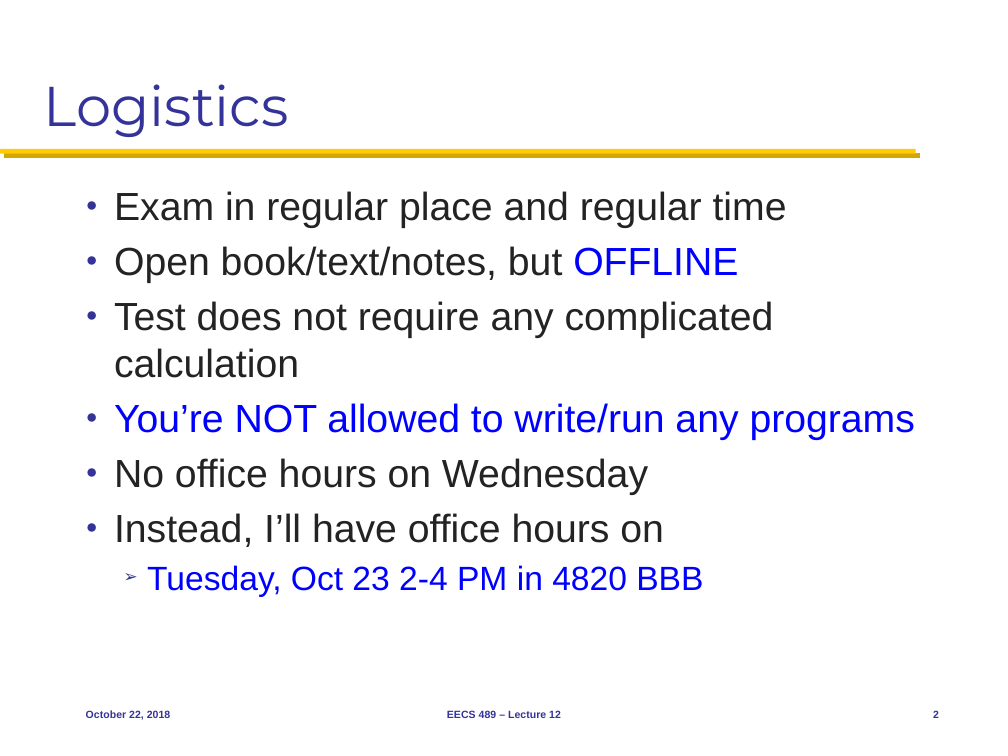
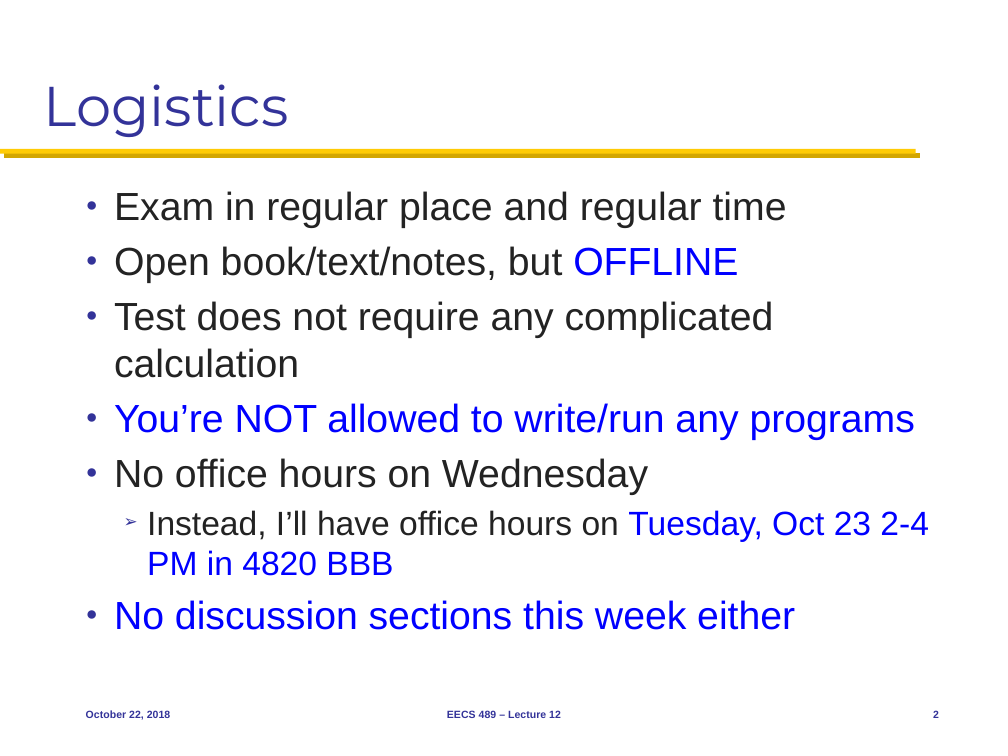
Before and after one commit to mosharaf/eecs489, a slide deck: slide 2 of Slides/102218.pptx. Drawn at 1008x756 pixels with LibreOffice and Linux fonts; fonts in the diff are those of the drawing. Boxes give left, top, right and bottom in pixels: in the first picture for what was removed or moved away, otherwise in the second. Text is boxed around its words. In the diff, an @@ line names an element or a change of style, - is before the commit and + after.

Commit message:
Tweaks to Oct 22 slides

```diff
--- a/Slides/102218.pptx
+++ b/Slides/102218.pptx
@@ text at box(114, 510, 929, 630): text changed; size 28 to 24 pt; text colour #232323 to #0000FF @@
-● Instead, I’ll have office hours on
-  ➢ Tuesday, Oct 23 2-4 PM in 4820 BBB
+  ➢ Instead, I’ll have office hours on Tuesday, Oct 23 2-4 PM in 4820 BBB
+● No discussion sections this week either
```
Also in this commit, not shown: 2 other slides changed, 1 slide added, 3 slides removed.
